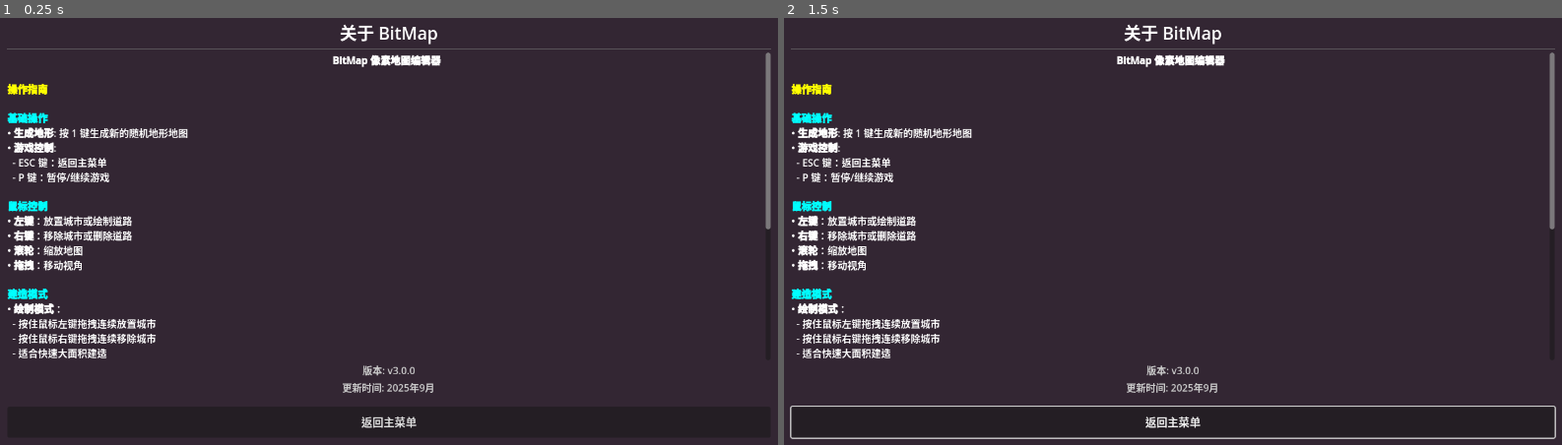
Above: before the commit, frames 1-2 (left to right).
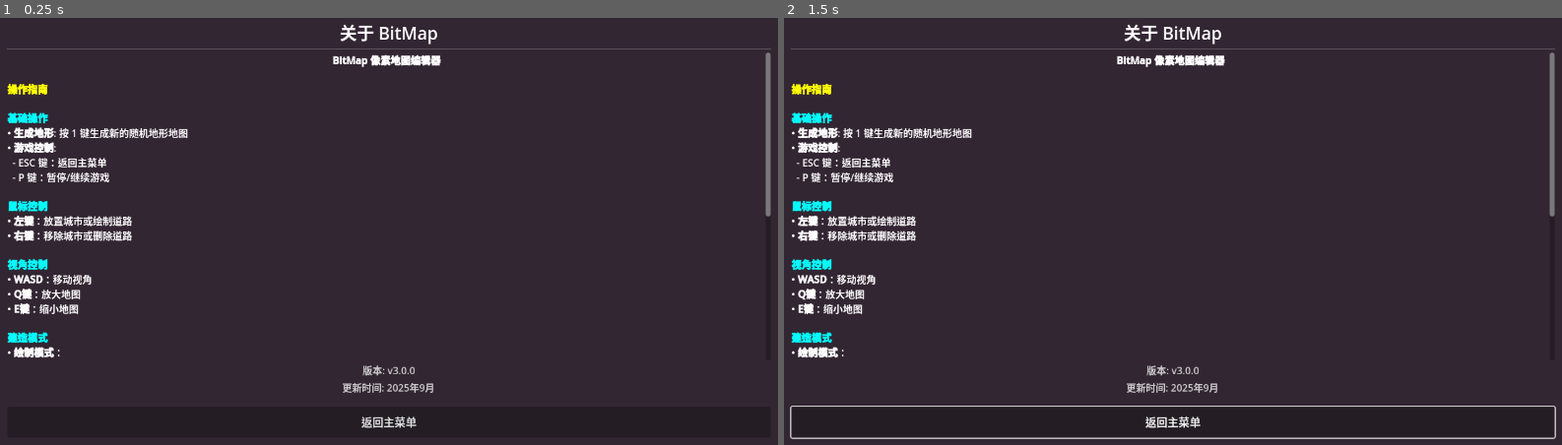
Above: after the commit, the same moments.

Repository: MoYuStudio/BitMap
Game: Godot game, scene res://src/scene/about.tscn
Two runs of this game, one before a commit and one after it. Both use one fixed random seed, a clock stepped at 60 frames per second and the inputs below. This scene is started directly instead of the project's main scene.
Inputs (mouse positions are in pixels of both pictures, inside the frame that each line leads up to):
- Up to frame 1 (0.25 s): no input
- Up to frame 2 (1.5 s): click "返回主菜单" at 0.5 s; tap Enter (ui_accept) at 1.25 s; move the mouse to (1344, 205) at 1.27 s; hold Right (ui_right) from 1.28 s (still down); tap Q at 1.35 s; click (1344, 205) at 1.42 s

The runs differ from the first frame. In frame 1, 1.8% of the frame differs, in the area x 0-100%, y 46-80%; in frame 2, 1.8%.

Commit message:
操作描述勘误

Diff:
--- a/project/src/scene/about.tscn
+++ b/project/src/scene/about.tscn
@@ -68,8 +68,11 @@
 [color=cyan][b]鼠标控制[/b][/color]
 • [b]左键[/b]：放置城市或绘制道路
 • [b]右键[/b]：移除城市或删除道路
-• [b]滚轮[/b]：缩放地图
-• [b]拖拽[/b]：移动视角
+
+[color=cyan][b]视角控制[/b][/color]
+• [b]WASD[/b]：移动视角
+• [b]Q键[/b]：放大地图
+• [b]E键[/b]：缩小地图
 
 [color=cyan][b]建造模式[/b][/color]
 • [b]绘制模式[/b]：
Not shown, changed: README.md
